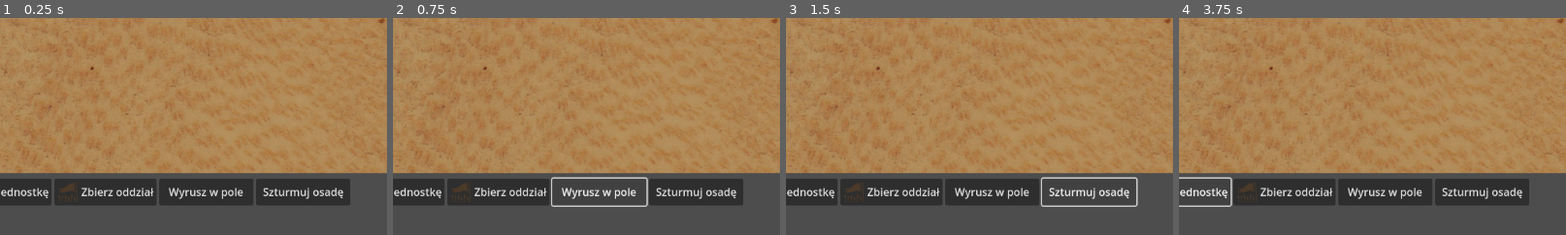
Above: before the commit, frames 1-4 (left to right).
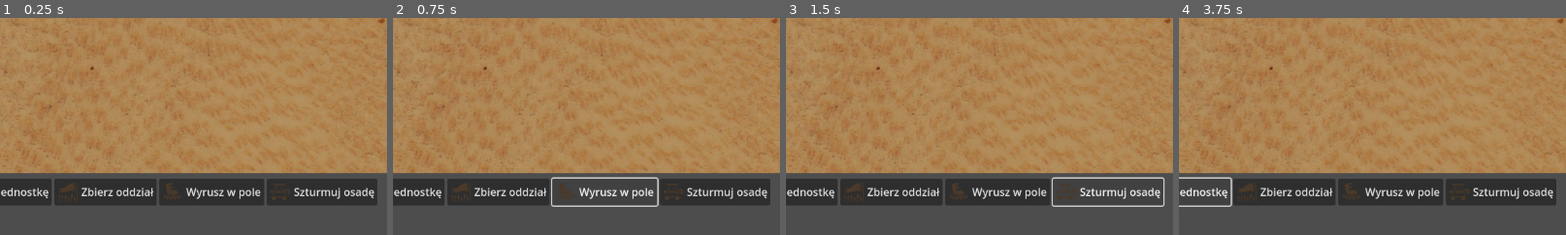
Above: after the commit, the same moments.

Repository: sochiera/total-battle-brothers-for-wesnoth
Game: Godot game, scene res://scenes/main.tscn
Two runs of this game, one before a commit and one after it. Both use one fixed random seed, a clock stepped at 60 frames per second and the inputs below.
Inputs:
- Up to frame 1 (0.25 s): no input
- Up to frame 2 (0.75 s): click "Wyrusz w pole" at 0.5 s
- Up to frame 3 (1.5 s): click "Szturmuj osadę" at 1.25 s
- Up to frame 4 (3.75 s): click "Następna tura" at 2 s; click "Rozwiń osadę" at 2.75 s; click "Rekrutuj jednostkę" at 3.5 s
The pictures show only the part of the screen within x 37-87%, y 50-100%; the shares and areas given below are measured in that part.

The runs differ from the first frame. In frame 1, 2.0% of the frame differs, in the area x 42-98%, y 74-87%; in frame 2, 2.1%, in the area x 43-98%, y 73-88%; in frame 3, 1.7%; in frame 4, 2.0%.

Commit message:
feat: add distinct field order icons

Diff:
--- a/game/scenes/main.tscn
+++ b/game/scenes/main.tscn
@@ -8,6 +8,8 @@
 [ext_resource type="Texture2D" path="res://assets/icon_develop.png" id="6_develop_icon"]
 [ext_resource type="Texture2D" path="res://assets/icon_recruit.png" id="7_recruit_icon"]
 [ext_resource type="Texture2D" path="res://assets/icon_muster.png" id="8_muster_icon"]
+[ext_resource type="Texture2D" path="res://assets/icon_march.png" id="9_march_icon"]
+[ext_resource type="Texture2D" path="res://assets/icon_assault.png" id="10_assault_icon"]
 
 [node name="Main" type="Control"]
 layout_mode = 3
@@ -154,12 +156,14 @@
 unique_name_in_owner = true
 custom_minimum_size = Vector2(140, 40)
 layout_mode = 2
+icon = ExtResource("9_march_icon")
 text = "Wyrusz w pole"
 
 [node name="AssaultButton" type="Button" parent="MainLayout/OrderControls/OrderButtons"]
 unique_name_in_owner = true
 custom_minimum_size = Vector2(140, 40)
 layout_mode = 2
+icon = ExtResource("10_assault_icon")
 text = "Szturmuj osadę"
 
 [node name="SaveLoadButtons" type="HBoxContainer" parent="MainLayout/OrderControls"]
--- /dev/null
+++ b/game/tests/field_order_icons_probe.gd
@@ -0,0 +1,63 @@
+extends SceneTree
+
+
+const MAIN_SCENE_PATH := "res://scenes/main.tscn"
+const PREFIX := "FIELD_ORDER_ICONS "
+
+const BUTTONS := [
+	{"name": "MarchButton", "text": "Wyrusz w pole"},
+	{"name": "AssaultButton", "text": "Szturmuj osadę"},
+]
+
+
+func _init() -> void:
+	var scene := ResourceLoader.load(MAIN_SCENE_PATH) as PackedScene
+	if scene == null:
+		_fail("cannot load main scene")
+		return
+	var scene_root := scene.instantiate()
+	if scene_root == null:
+		_fail("cannot instantiate main scene")
+		return
+	root.add_child(scene_root)
+
+	var orders: Array = []
+	for entry in BUTTONS:
+		var button := scene_root.find_child(entry["name"], true, false)
+		if button == null:
+			_fail("missing %s" % entry["name"])
+			return
+		if not button is Button:
+			_fail("%s is not a Button" % entry["name"])
+			return
+		var btn := button as Button
+		if btn.text != entry["text"]:
+			_fail("unexpected label on %s" % entry["name"])
+			return
+
+		var icon_path := ""
+		var icon_w := 0
+		var icon_h := 0
+		if btn.icon != null:
+			var tex := btn.icon as Texture2D
+			icon_path = tex.resource_path
+			icon_w = int(tex.get_width())
+			icon_h = int(tex.get_height())
+
+		orders.append(
+			{
+				"name": btn.name,
+				"text": btn.text,
+				"icon_path": icon_path,
+				"icon_w": icon_w,
+				"icon_h": icon_h,
+			}
+		)
+
+	print(PREFIX, JSON.stringify({"orders": orders}))
+	call_deferred("quit", 0)
+
+
+func _fail(message: String) -> void:
+	printerr("field_order_icons_probe: ", message)
+	call_deferred("quit", 1)
Binary file added: game/assets/icon_assault.png
Not shown, added: game/assets/icon_assault.png.import
Binary file added: game/assets/icon_march.png
Not shown, added: game/assets/icon_march.png.import
Not shown: 1 places in game/scenes/main.tscn that only renumber resources
Not shown, changed: game/assets/CREDITS.md
Not shown, added: tests/test_godot_field_order_icons.py
